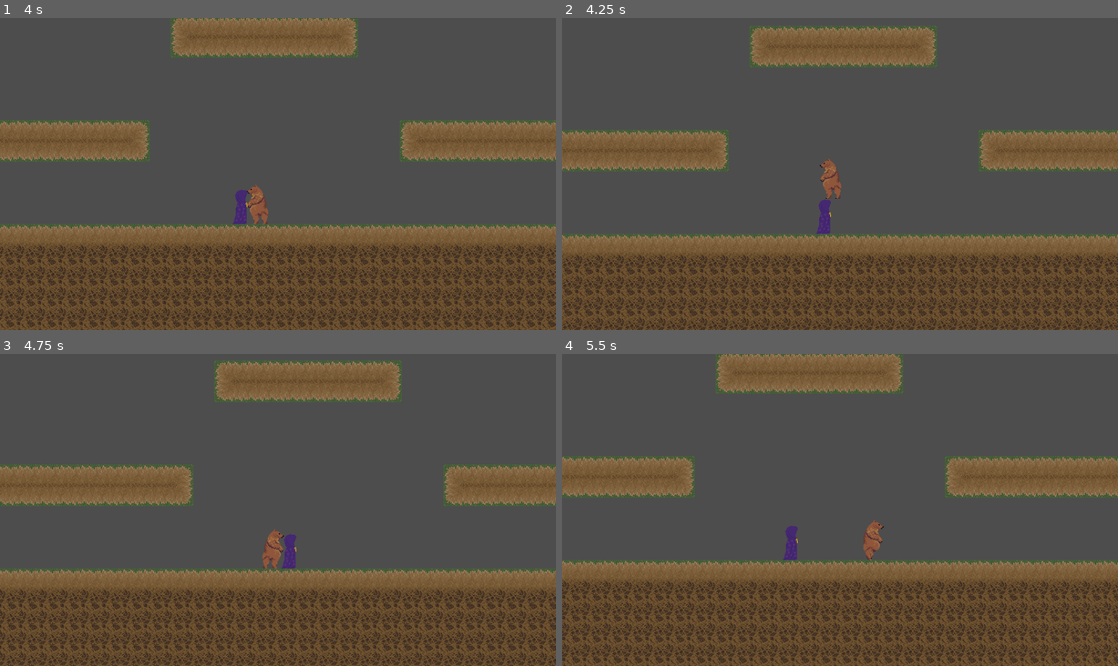
Above: before the commit, frames 1-4 (two rows, left to right).
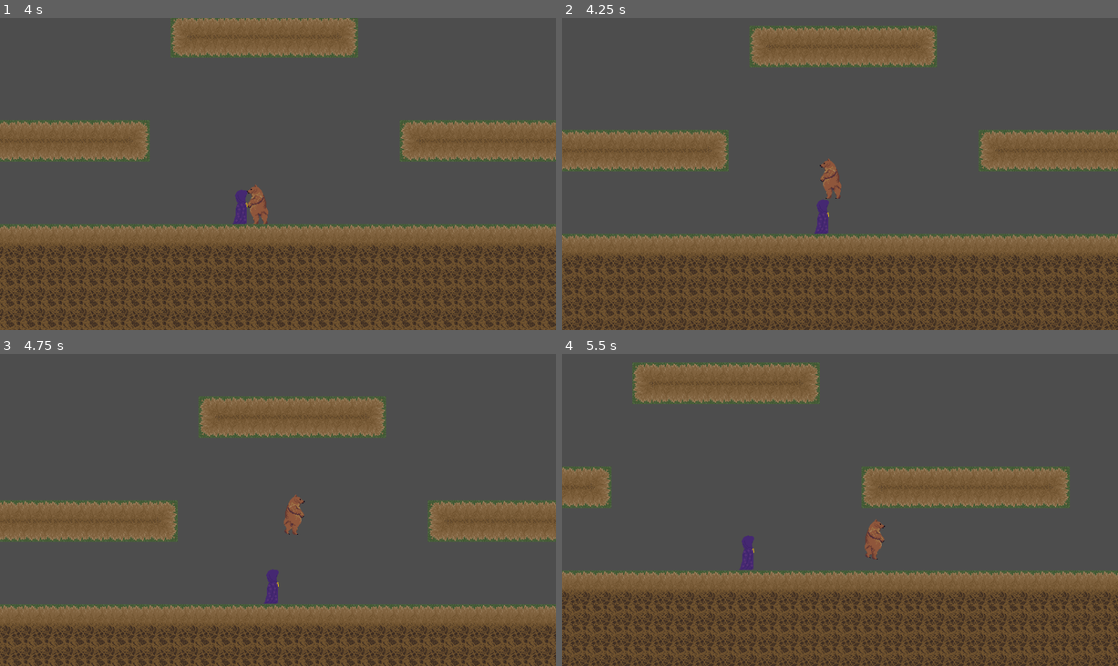
Above: after the commit, the same moments.

Repository: WinterAtne/Cancer_Bear
Game: Godot game, scene res://scenes/main.tscn
The game is run twice, just before and just after one commit, with the same random seed, the same clock (stepped at 60 frames per second) and the same inputs. The engine's default icon, where the game draws it, is replaced by a stand-in: a white triangle on a blue panel in a dark square.
Inputs:
- Up to frame 1 (4 s): hold D (right) 0.53-2.03 s; tap W (up) at 0.6, 0.77, 1.07, 1.52, 1.55, 1.82, 2.3, 3.02, 3.05, 3.32, 3.77, 3.8 s; tap 1 (spell_1) at 1.35 s; hold A (left) from 2.03 s (still down); tap 2 (spell_2) at 2.1 s; tap 3 (spell_3) at 2.85 s; tap 4 (spell_4) at 3.6 s
- Up to frame 2 (4.25 s): keep holding A (left); tap W (up) at 4.07 s
- Up to frame 3 (4.75 s): release A (left) at 4.28 s; hold D (right) from 4.28 s (still down); tap 5 (spell_5) at 4.35 s; tap W (up) at 4.52, 4.55 s
- Up to frame 4 (5.5 s): keep holding D (right); tap W (up) at 4.82, 5.1 s

Frame 1 is identical in both runs. In frame 2, less than 0.1% of the frame differs, in the area x 45-49%, y 58-70%; in frame 3, 42%, in the area x 0-100%, y 2-100%; in frame 4, 27%.

Commit message:
robbed person moves towards detected player

Diff:
--- a/scenes/enemies/enemy.gd
+++ b/scenes/enemies/enemy.gd
@@ -1,4 +1,5 @@
 extends CharacterBody2D
+class_name EnemyController
 
 @export var enemy_definition : Enemy
 
--- /dev/null
+++ b/scenes/enemies/robbed_people/robbed_person.gd
@@ -0,0 +1,7 @@
+extends EnemyController
+
+func _physics_process(delta):
+	if player_detected:
+		target = PlayerData.player_instance.position
+
+	super._physics_process(delta)
--- a/scenes/enemies/robbed_people/robbed_person.tscn
+++ b/scenes/enemies/robbed_people/robbed_person.tscn
@@ -1,14 +1,16 @@
-[gd_scene load_steps=5 format=3 uid="uid://cqecak1mh1jv2"]
+[gd_scene load_steps=6 format=3 uid="uid://cqecak1mh1jv2"]
 
 [ext_resource type="PackedScene" uid="uid://dt0nuu2f2y5u7" path="res://scenes/enemies/enemy.tscn" id="1_hmv1i"]
-[ext_resource type="Resource" uid="uid://bk2vbp3y7otpw" path="res://scenes/enemies/robbed_people/robbed_person.tres" id="2_llvw7"]
+[ext_resource type="Script" path="res://scenes/enemies/robbed_people/robbed_person.gd" id="2_qj4dn"]
 [ext_resource type="Texture2D" uid="uid://47jr7urdo1ev" path="res://assets/robed_person.png" id="2_t0hy6"]
+[ext_resource type="Resource" uid="uid://bk2vbp3y7otpw" path="res://scenes/enemies/robbed_people/robbed_person.tres" id="3_becgt"]
 
 [sub_resource type="CapsuleShape2D" id="CapsuleShape2D_am3ep"]
 height = 52.0
 
 [node name="RobbedPerson" instance=ExtResource("1_hmv1i")]
-enemy_definition = ExtResource("2_llvw7")
+script = ExtResource("2_qj4dn")
+enemy_definition = ExtResource("3_becgt")
 
 [node name="Sprite2D" parent="." index="0"]
 position = Vector2(0, -32)
